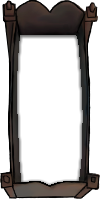
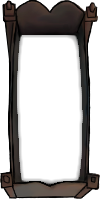
Two versions of the same layered image (100 x 200). Layer-by-layer changes:
painted on "Layer 6" over bbox(17, 35, 83, 185)
